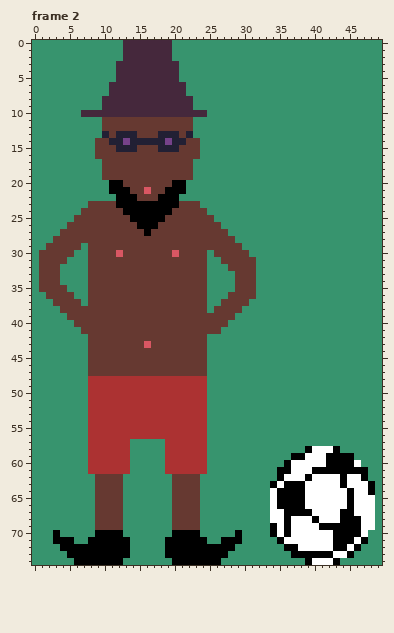
Pixel-art file -- animations/tunica_oldman/portrait_a.aseprite. That is the earlier state.
50x75 pixels, 2 frames. Colours within 5 levels of each other are drawn and written as one. Shown: frame 2.
New version:
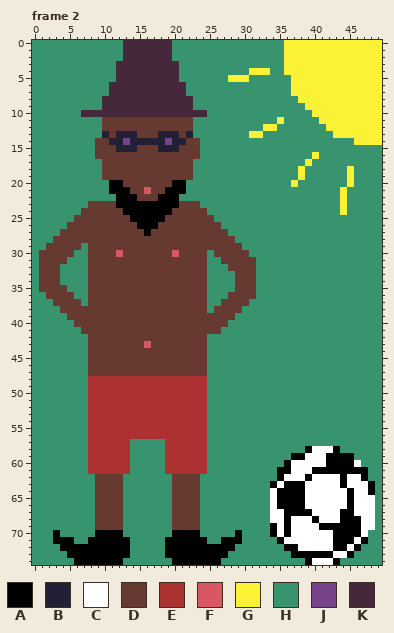
Palette (. is transparent): A #000000  B #222034  C #ffffff  D #663931  E #ac3232  F #d95763  G #fbf236  H #37946e  J #76428a  K #45283c
The exact change:
Frame 2, layer "Layer 1":
y 0..3: x 36..49 HHHHHHHHHHHHHH -> GGGGGGGGGGGGGG
y 4: x 31..33 HHH -> GGG; x 36..49 HHHHHHHHHHHHHH -> GGGGGGGGGGGGGG
y 5: x 28..30 HHH -> GGG; x 37..49 HHHHHHHHHHHHH -> GGGGGGGGGGGGG
y 6..7: x 37..49 HHHHHHHHHHHHH -> GGGGGGGGGGGGG
y 8: x 38..49 HHHHHHHHHHHH -> GGGGGGGGGGGG
y 9: x 39..49 HHHHHHHHHHH -> GGGGGGGGGGG
y 10: x 40..49 HHHHHHHHHH -> GGGGGGGGGG
y 11: x 35 H -> G; x 41..49 HHHHHHHHH -> GGGGGGGGG
y 12: x 33..34 HH -> GG; x 42..49 HHHHHHHH -> GGGGGGGG
y 13: x 31..32 HH -> GG; x 43..49 HHHHHHH -> GGGGGGG
y 14: x 46..49 HHHH -> GGGG
y 16: x 40 H -> G
y 17: x 39 H -> G
y 18..19: x 38 H -> G; x 45 H -> G
y 20: x 37 H -> G; x 45 H -> G
y 21..24: x 44 H -> G
